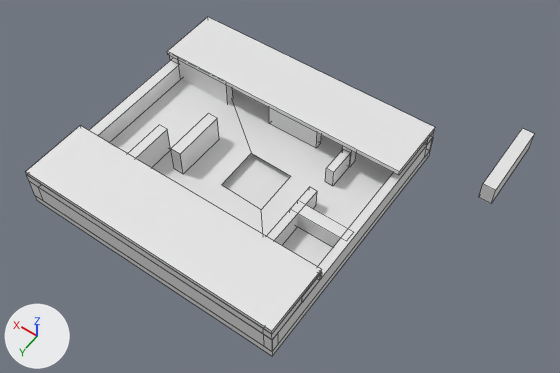
Two versions of the Blender file map.blend, one commit apart.
The view is the same before and after, from a camera (50 mm lens) standing at (-51.0, 59.7, 97.4) and looking at (-7.8, -0.7, 2.4). The axes (+X, +Y, +Z) are drawn at lower left. The lights are the same throughout. Mesh edges are drawn as thin lines.

Before the edit, the objects in view are built like this:
```python
me_cube = bpy.data.meshes.new('Cube')
me_cube.from_pydata(...)  # 228 vertices, 169 faces; spans x -0.68..0.64, y -0.63..0.69, z 0.81..8.11
me_cube.materials.append(mat_material)  # white #e7e7e7
me_cube_001 = bpy.data.meshes.new('Cube.001')
me_cube_001.from_pydata(...)  # 12 vertices, 7 faces; spans x -1.0..0.02, y -0.9..0.17, z 1.0..9.35
me_cube_001.materials.append(mat_material)  # white #e7e7e7
# before: 0 (-1.0, -0.9, 6.1) at pixel (529, 147), 1 (-1.0, -0.9, 9.35) at pixel (534, 133), 2 (-1.0, -0.5, 6.1) at pixel (491, 203), 3 (-1.0, -0.5, 9.35) at pixel (495, 190), 4 (-0.94, -0.9, 6.1)
# before: 5 (-0.94, -0.9, 9.35) at pixel (522, 128), 6 (-0.94, -0.5, 6.1) at pixel (478, 197), 7 (-0.94, -0.5, 9.35) at pixel (482, 183)
ob_cube = bpy.data.objects.new('Cube', me_cube)
ob_cube.location = (0.0, 0.0, 0.0)
ob_cube.scale = (34.4, 32.9, 1.0)
ob_cube_001 = bpy.data.objects.new('Cube.001', me_cube_001)
ob_cube_001.location = (-2.1, 1.7, -1.1)
ob_cube_001.scale = (34.4, 32.9, 1.0)
```
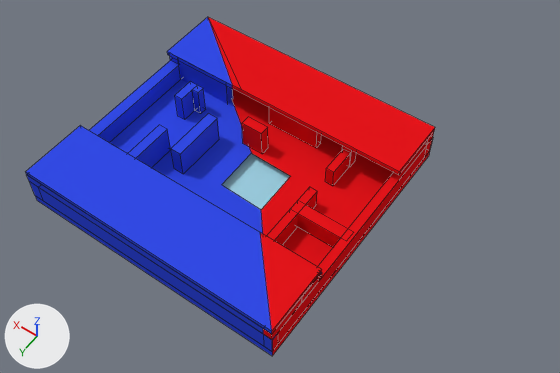
Commit message: rendue map ajout + couleur

Pixel boxes [x1, y1, x2, y2] of what changed, in the pictures (560 x 373 px):
'Cube.001', no longer drawn: before [479, 128, 534, 203]
part 1 of me_cube, added (blue): after [175, 82, 197, 120]
part 2 of me_cube, added: after [192, 85, 206, 114]
part 3 of me_cube, built on: [26, 17, 435, 331] in both
part 4 of me_cube, recoloured (white to blue): [26, 56, 322, 356] in both
part 5 of me_cube, recoloured (white to red): [232, 89, 435, 356] in both
part 6 of me_cube, recoloured (white to cyan): [222, 153, 290, 210] in both

The change, as a diff of the scene's bpy script:
```diff
--- a/map.blend.py
+++ b/map.blend.py
@@ mat_blue @@
+mat_blue = diffuse_material('Blue')
+mat_blue.base_color = (0.0332, 0.0708, 0.8)  # blue #334be7
@@ mat_water @@
+mat_water = diffuse_material('water')
+mat_water.base_color = (0.356, 0.667, 0.8)  # cyan #a1d5e7
@@ mat_red @@
+mat_red = diffuse_material('Red')
+mat_red.base_color = (0.8, 0.00775, 0.0112)  # red #e7151b
@@ me_cube @@
 # used by ob_cube; location = (0.0, 0.0, 0.0); scale = (34.4, 32.9, 1.0)
-me_cube.from_pydata(...)  # 228 vertices, 169 faces; spans x -0.68..0.64, y -0.63..0.69, z 0.81..8.11
+me_cube.from_pydata(...)  # 257 vertices, 192 faces; spans x -0.68..0.64, y -0.63..0.69, z 0.81..8.11
+# me_cube part 1: a new loose piece, a box spanning x 0.386..0.429, y -0.209..-0.09, z 2.421..7.314, in mat_blue (blue #334be7)
+# me_cube part 2: a new loose piece, a box spanning x 0.348..0.386, y -0.209..-0.17, z 2.421..7.311, in mat_blue (blue #334be7)
+# me_cube part 3
+# 6 faces are deleted
+# 13 vertices are added at x -0.38..0.24, y -0.29..0.34, z 2.42..8.11
+# 6 new faces join them, mat_blue (blue #334be7)
+# 11 new faces join them, mat_red (red #e7151b)
+# me_cube part 4: 111 faces spanning x -0.68..0.64, y -0.63..0.69, z 0.81..8.11 switch from mat_material (white #e7e7e7) to mat_blue (blue #334be7)
+# me_cube part 5: 51 faces spanning x -0.68..0.64, y -0.63..0.69, z 1.11..8.11 switch from mat_material (white #e7e7e7) to mat_red (red #e7151b)
+# me_cube part 6: 1 face spanning x -0.67..0.64, y -0.63..0.69, z 1.11 switches from mat_material (white #e7e7e7) to mat_water (cyan #a1d5e7)
+me_cube.materials.append(mat_water)  # cyan #a1d5e7
@@ me_cube_001 @@
 me_cube_001.from_pydata(...)  # 12 vertices, 7 faces; spans x -1.0..0.02, y -0.9..0.17, z 1.0..9.35
 # used by ob_cube_001; location = (-2.1, 1.7, -1.1); scale = (34.4, 32.9, 1.0)
 # verts and faces of me_cube_001; kept vertices keep their numbers, new ones are numbered from 12
-me_cube_001.materials.append(mat_material)  # white #e7e7e7
+# me_cube_001 part 7
+delete_vertices([*range(0, 8)])  # with the faces that use them
+me_cube_001.materials.append(mat_blue)  # blue #334be7
@@ ob_cube_001 @@
 ob_cube_001 = bpy.data.objects.new('Cube.001', me_cube_001)
-ob_cube_001.location = (-2.1, 1.7, -1.1)
+ob_cube_001.location = (0.0, 0.0, 0.0)
 ob_cube_001.scale = (34.4, 32.9, 1.0)
```
